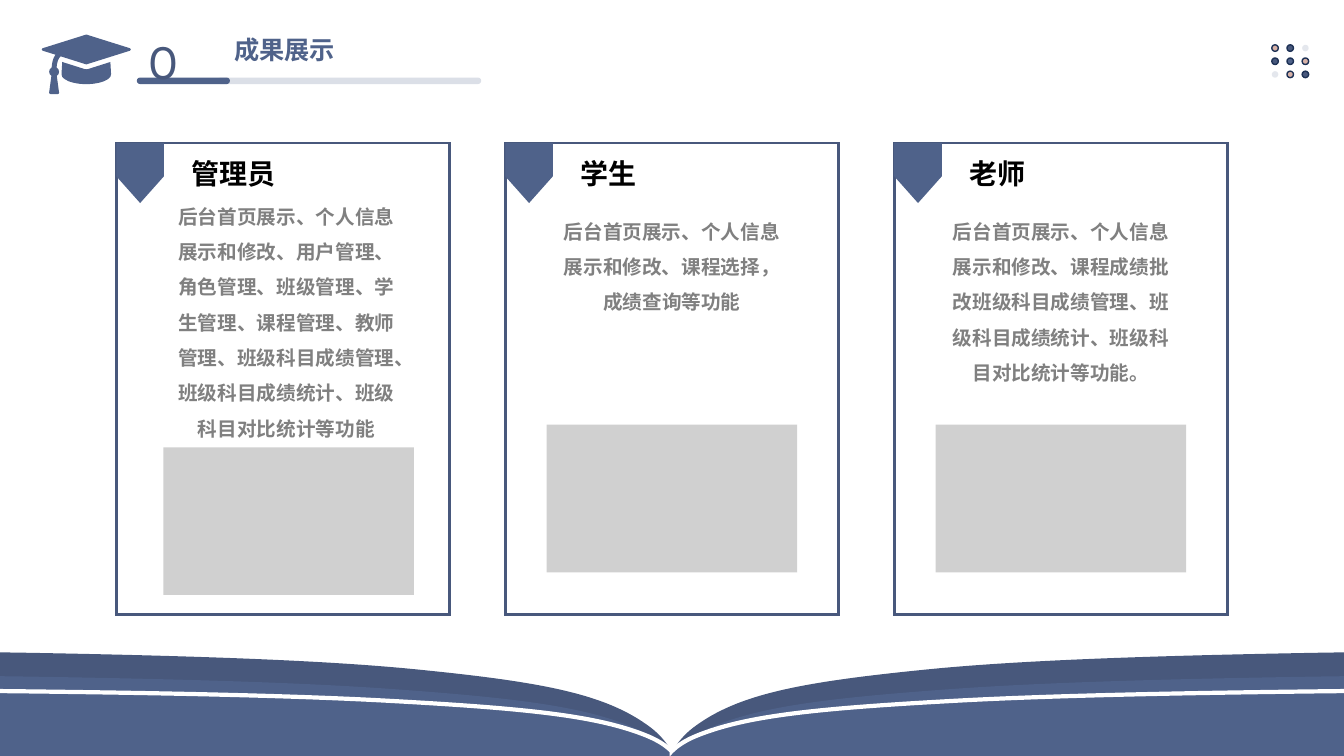
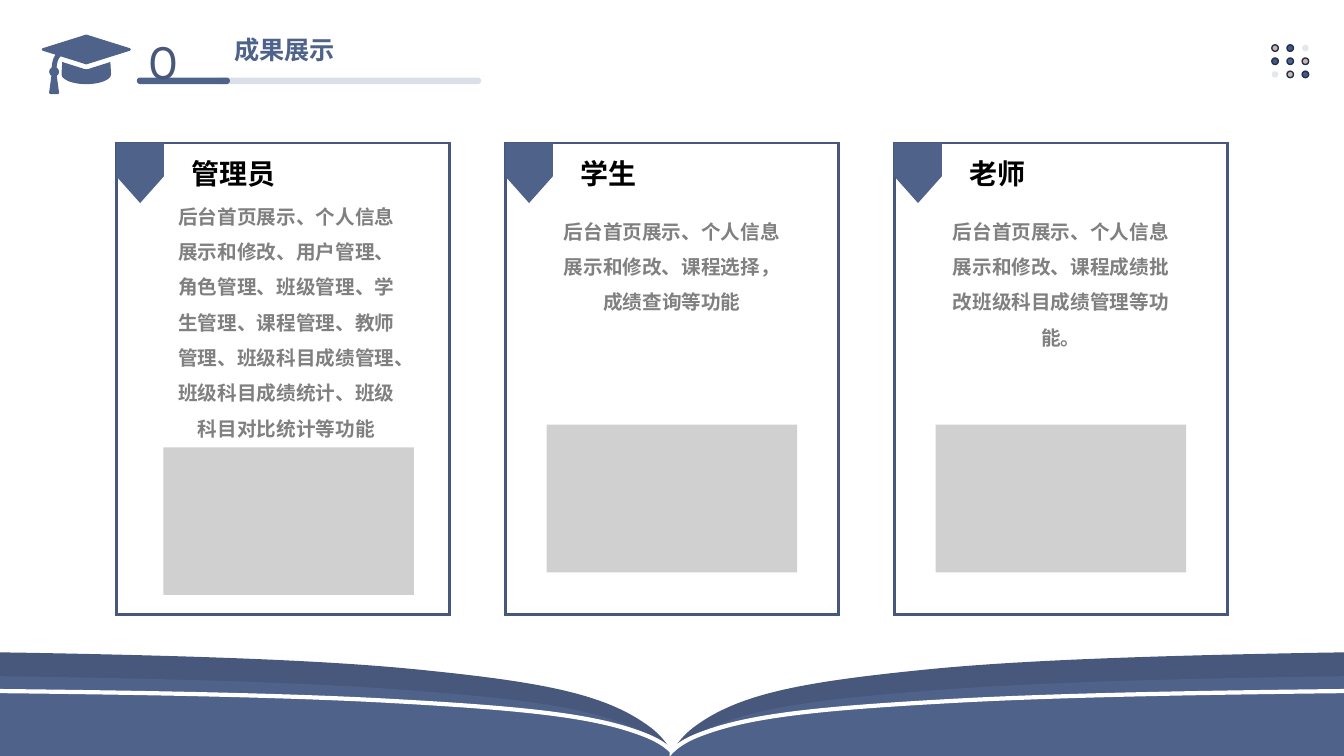
Before and after one commit to LBCrobots/University-Teaching-Management-and-Service-Platform, a slide deck: slide 4 of 文档/学生信息管理系统答辩.pptx. Drawn at 1344x756 pixels with LibreOffice and Linux fonts; fonts in the diff are those of the drawing; grey boxes stand for pictures. Boxes give left, top, right and bottom in pixels: in the first picture for what was removed or moved away, otherwise in the second. Text is boxed around its words. In the diff, an @@ line names an element or a change of style, - is before the commit and + after.

```diff
--- a/文档/学生信息管理系统答辩.pptx
+++ b/文档/学生信息管理系统答辩.pptx
@@ text at [953,222,1169,347]: text changed @@
-后台首页展示、个人信息展示和修改、课程成绩批改班级科目成绩管理、班级科目成绩统计、班级科目对比统计等功能。
+后台首页展示、个人信息展示和修改、课程成绩批改班级科目成绩管理等功能。
```
Also in this commit, not shown: 3 other slides changed, 1 other file.
